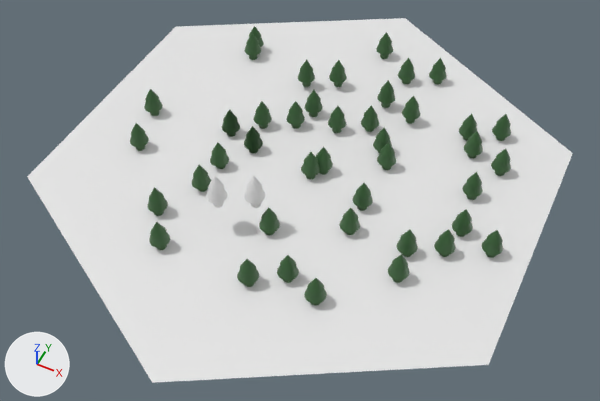
Renders of the FBX model Assets/Prefabs/newforest.fbx from each side of a commit.
One viewpoint serves both versions: a camera (50 mm lens) standing at (0.941, -1.911, 2.185) and looking at (0.058, -0.146, -0.021). The lights are fixed; the arrows at lower left show +X, +Y and +Z. Where no turn or scale is listed for an object, it has been applied to the vertices.
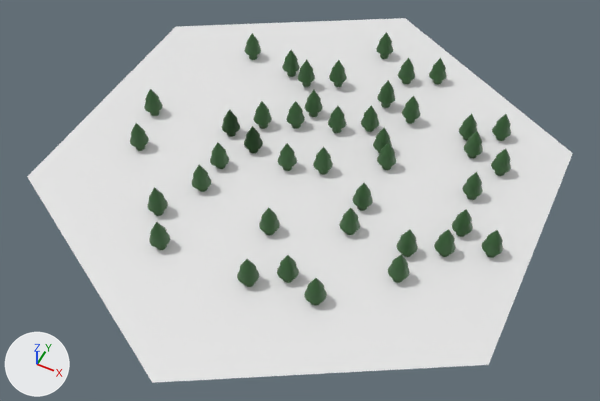
Pixel boxes [x1, y1, x2, y2] of what changed, in the pictures (600 x 401 px; the box of a moved part takes in the faces that stretch with it):
'Cylinder.003', deleted: before [206, 175, 265, 208]
'Cylinder.023', reshaped, moved: before [301, 152, 320, 179]; after [278, 143, 297, 171]
'Cylinder.032', reshaped: [222, 110, 263, 153] in both
'Cylinder.018', reshaped, moved: before [249, 26, 264, 47]; after [282, 50, 300, 77]
part 1 of me_cylinder_001, moved or reshaped: before [206, 175, 265, 208]; after [253, 101, 305, 129]

The edits, one by one:
me_cylinder_001 has 322 vertices, 202 faces and spans x -0.038..0.144, y -0.034..0.092, z -0.022..0.115.
me_cylinder_001 part 1: the whole mesh is scaled about the mesh origin by 2.29.
me_cylinder_001 now uses material mat_material_002 (dark green #355f33).
Mesh me_cylinder_060_1 is new.
It is a copy of me_cylinder_066.
Mesh me_cylinder_043_1 is new.
It is a copy of me_cylinder_066.
Mesh me_cylinder_052_1 is new.
It is a copy of me_cylinder_056.
Object 'Cylinder.015' (ob_cylinder_015) now shows me_cylinder_046 instead of me_cylinder_047.
Object 'Cylinder.004' (ob_cylinder_004) now shows me_cylinder_001 instead of me_cylinder_038.
Object 'Cylinder.022' (ob_cylinder_022) now shows me_cylinder_063 instead of me_cylinder_064.
Object 'Cylinder.008' (ob_cylinder_008) now shows me_cylinder_039 instead of me_cylinder_040.
Object 'Cylinder.025' (ob_cylinder_025) now shows me_cylinder_060_1 instead of me_cylinder_061.
Object 'Cylinder.026' (ob_cylinder_026) now shows me_cylinder_059 instead of me_cylinder_060.
Object 'Cylinder.028' (ob_cylinder_028) now shows me_cylinder_057 instead of me_cylinder_058.
Object 'Cylinder.003' (ob_cylinder_003) is deleted.
Object 'Cylinder.011' (ob_cylinder_011) now shows me_cylinder_042 instead of me_cylinder_043.
Object 'Cylinder.009' (ob_cylinder_009) now shows me_cylinder_040 instead of me_cylinder_041.
Object 'Cylinder.016' (ob_cylinder_016) now shows me_cylinder_047 instead of me_cylinder_048.
Object 'Cylinder.024' (ob_cylinder_024) now shows me_cylinder_061 instead of me_cylinder_062.
Object 'Cylinder.032' (ob_cylinder_032) now shows me_cylinder_053 instead of me_cylinder_054.
Object 'Cylinder.014' (ob_cylinder_014) now shows me_cylinder_045 instead of me_cylinder_046.
Object 'Cylinder.017' (ob_cylinder_017) now shows me_cylinder_048 instead of me_cylinder_049.
Object 'Cylinder.010' (ob_cylinder_010) now shows me_cylinder_041 instead of me_cylinder_042.
Object 'Cylinder.033' (ob_cylinder_033) now shows me_cylinder_052_1 instead of me_cylinder_053.
Object 'Cylinder.018' (ob_cylinder_018) now shows me_cylinder_049 instead of me_cylinder_050.
Object 'Cylinder.018' (ob_cylinder_018) moves from (-0.477, 0.512, 0.02) to (-0.272, 0.438, 0.022).
Object 'Cylinder.029' (ob_cylinder_029) now shows me_cylinder_056 instead of me_cylinder_057.
Object 'Cylinder.019' (ob_cylinder_019) now shows me_cylinder_066 instead of me_cylinder_067.
Object 'Cylinder.012' (ob_cylinder_012) now shows me_cylinder_043_1 instead of me_cylinder_044.
Object 'Cylinder.013' (ob_cylinder_013) now shows me_cylinder_044 instead of me_cylinder_045.
Object 'Cylinder.007' (ob_cylinder_007) now shows me_cylinder_038 instead of me_cylinder_039.
Object 'Cylinder.023' (ob_cylinder_023) now shows me_cylinder_062 instead of me_cylinder_063.
Object 'Cylinder.023' (ob_cylinder_023) moves from (0.048, -0.039, 0.02) to (-0.046, -0.039, 0.02).
Object 'Cylinder.021' (ob_cylinder_021) now shows me_cylinder_064 instead of me_cylinder_065.
Object 'Cylinder.020' (ob_cylinder_020) now shows me_cylinder_065 instead of me_cylinder_066.
Object 'Cylinder.027' (ob_cylinder_027) now shows me_cylinder_058 instead of me_cylinder_059.
Object 'Cylinder.030' (ob_cylinder_030) now shows me_cylinder_055 instead of me_cylinder_056.
